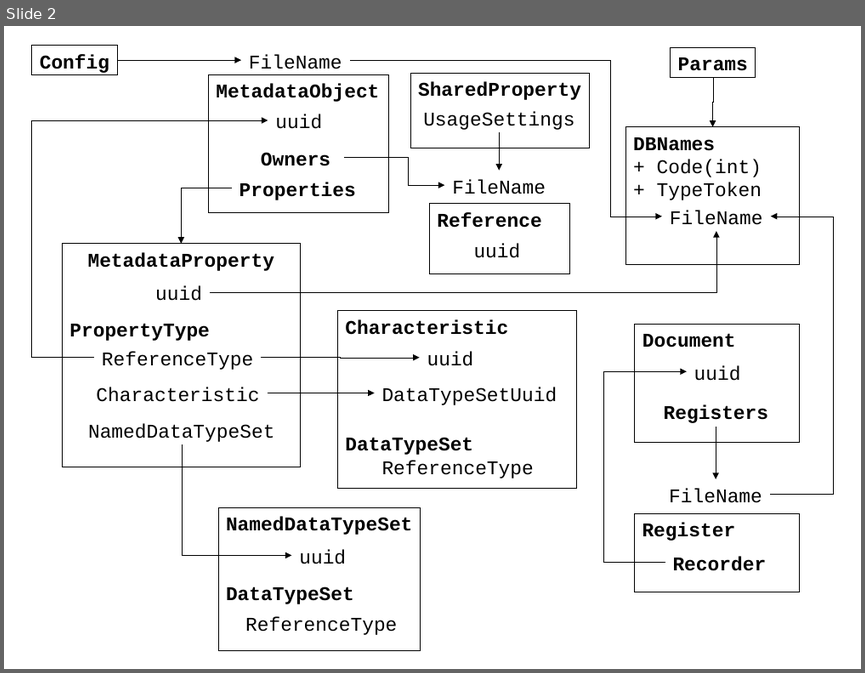
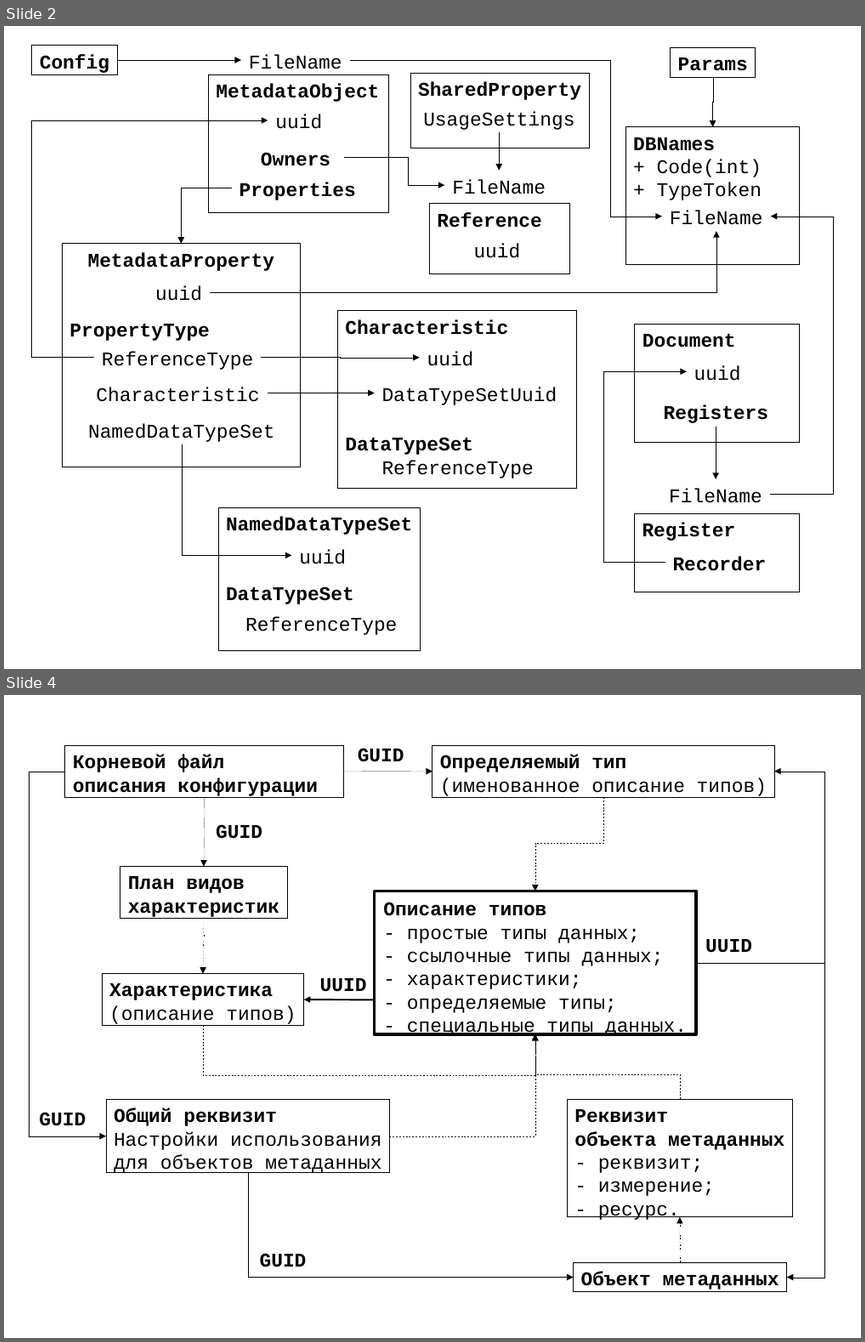
Before and after one commit to zhichkin/dajet-metadata, a slide deck: doc/Class diagram.odp. Shown one above the other, each under a label of ours: slide 2 before the commit, slides 2 and 4 after it; the slides between them are not shown. The pictures are 865x673 and 865x1342 pixels, drawn with LibreOffice and Linux fonts; fonts in the diff are those of the drawing. Boxes give left, top, right and bottom in pixels: in the first picture for what was removed or moved away, otherwise in the second. Text is boxed around its words. In the diff, an @@ line names an element or a change of style, - is before the commit and + after.

```diff
--- a/doc/Class diagram.odp
+++ b/doc/Class diagram.odp
@@ slide 4 added at [4, 695, 861, 1338], background #FFFFFF @@
@@ rectangle added at [65, 745, 344, 798], outline #000000 0 pt, 18 pt, text #000000, bold @@
+Корневой файл
+описания конфигурации
@@ rectangle added at [432, 745, 774, 798], outline #000000 0 pt, 18 pt, text #000000 @@
+Определяемый тип
+(именованное описание типов)
@@ text added at [358, 748, 404, 762], 18 pt, text #000000, bold @@
+GUID
@@ elbow arrow added from (65, 771) to (106, 1136), #000000 0 pt @@
@@ arrow added from (344, 771) to (432, 771), #000000 0 pt @@
@@ elbow arrow added from (696, 963) to (774, 771), #000000 0 pt @@
@@ arrow added from (205, 798) to (204, 867), #000000 0 pt @@
@@ elbow arrow added from (603, 797) to (535, 891), #000000 0 pt @@
@@ text added at [216, 824, 262, 839], 18 pt, text #000000, bold @@
+GUID
@@ rectangle added at [120, 866, 288, 919], outline #000000 0 pt, 18 pt, text #000000, bold @@
+План видов
+характеристик
@@ rectangle added at [374, 891, 696, 1034], outline #000000 3 pt, 18 pt, text #000000 @@
+Описание типов
+- простые типы данных;
+- ссылочные типы данных;
+- характеристики;
+- определяемые типы;
+- специальные типы данных.
@@ arrow added from (204, 919) to (203, 973), #000000 0 pt @@
@@ text added at [705, 939, 752, 953], 18 pt, text #000000, bold @@
+UUID
@@ rectangle added at [102, 973, 304, 1026], outline #000000 0 pt, 18 pt, text #000000 @@
+Характеристика
+(описание типов)
@@ elbow arrow added from (696, 963) to (787, 1277), #000000 0 pt @@
@@ arrow added from (374, 1000) to (304, 1000), #000000 1.5 pt @@
@@ text added at [320, 978, 367, 992], 18 pt, text #000000, bold @@
+UUID
@@ elbow arrow added from (203, 1026) to (535, 1034), #000000 0 pt @@
@@ elbow arrow added from (390, 1136) to (535, 1034), #000000 0 pt @@
@@ elbow arrow added from (680, 1100) to (535, 1034), #000000 0 pt @@
@@ rectangle added at [106, 1100, 390, 1174], outline #000000 0 pt, 18 pt, text #000000 @@
+Общий реквизит
+Настройки использования
+для объектов метаданных
@@ rectangle added at [567, 1100, 793, 1218], outline #000000 0 pt, 18 pt, text #000000 @@
+Реквизит
+объекта метаданных
+- реквизит;
+- измерение;
+- ресурс.
@@ text added at [39, 1111, 86, 1126], 18 pt, text #000000, bold @@
+GUID
@@ elbow arrow added from (248, 1174) to (574, 1277), #000000 0 pt @@
@@ arrow added from (681, 1263) to (680, 1217), #000000 0 pt @@
@@ text added at [260, 1253, 307, 1267], 18 pt, text #000000, bold @@
+GUID
@@ rectangle added at [574, 1262, 787, 1292], outline #000000 0 pt, 18 pt, text #000000, bold @@
+Объект метаданных
```
Also in this commit, not shown: 1 other slide added.
